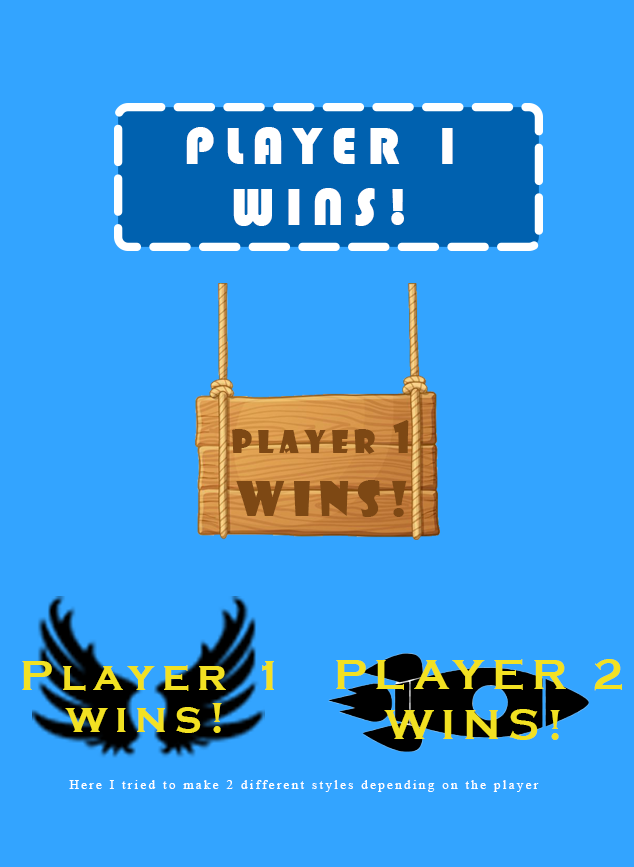
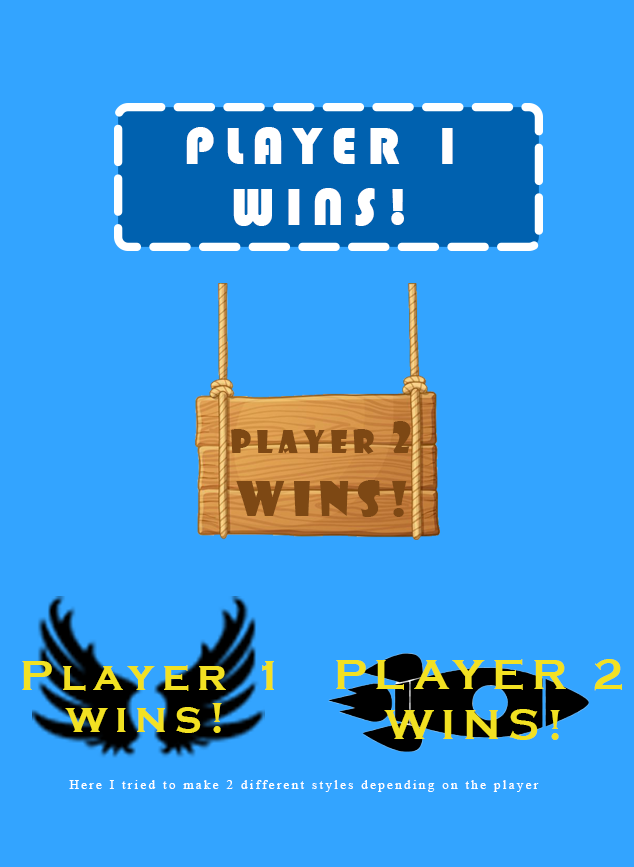
Layers edited between the first and the second 634px x 867px image:
renamed "PLAYER 1" to "PLAYER 2", painted on it over box(231, 420, 411, 454)
